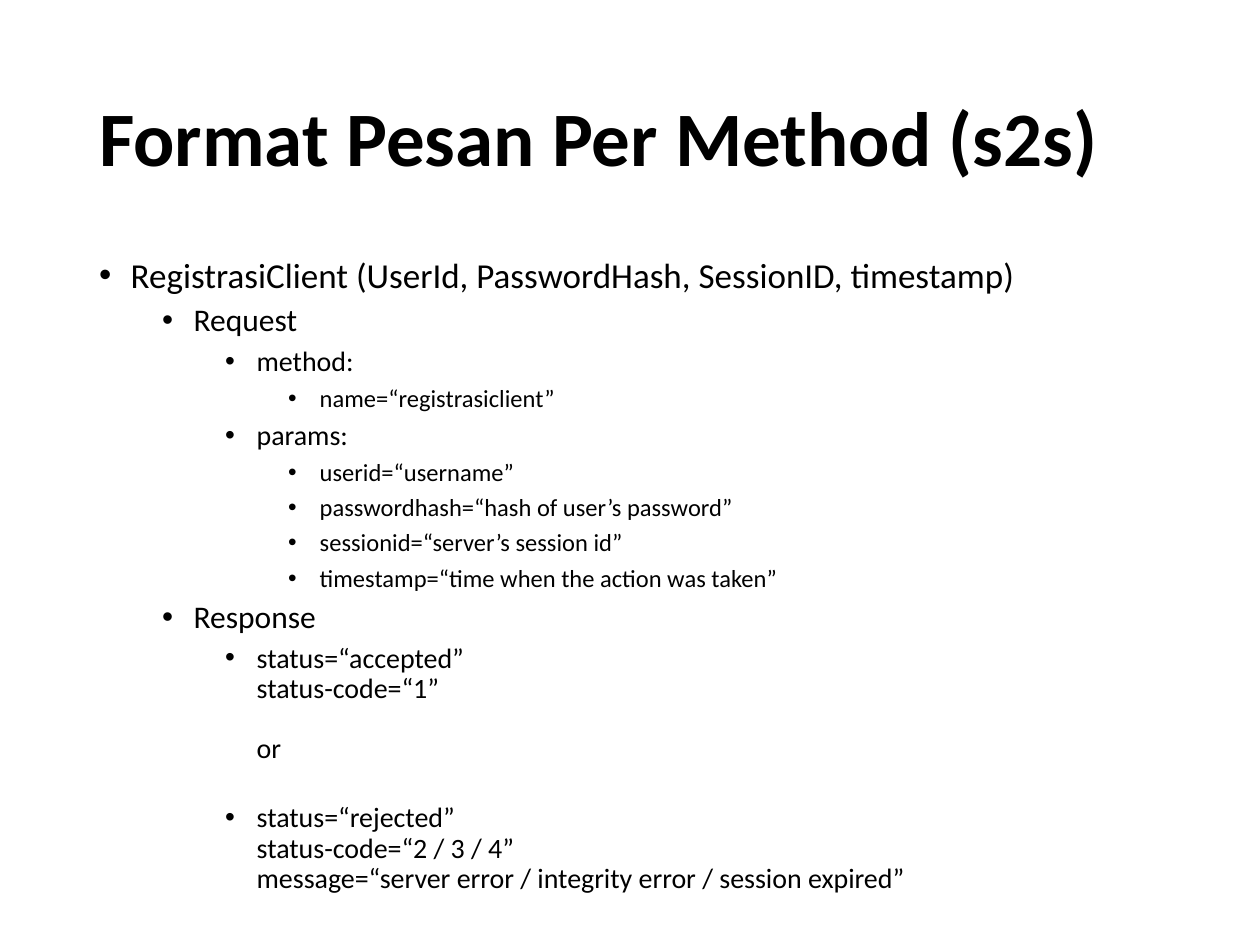
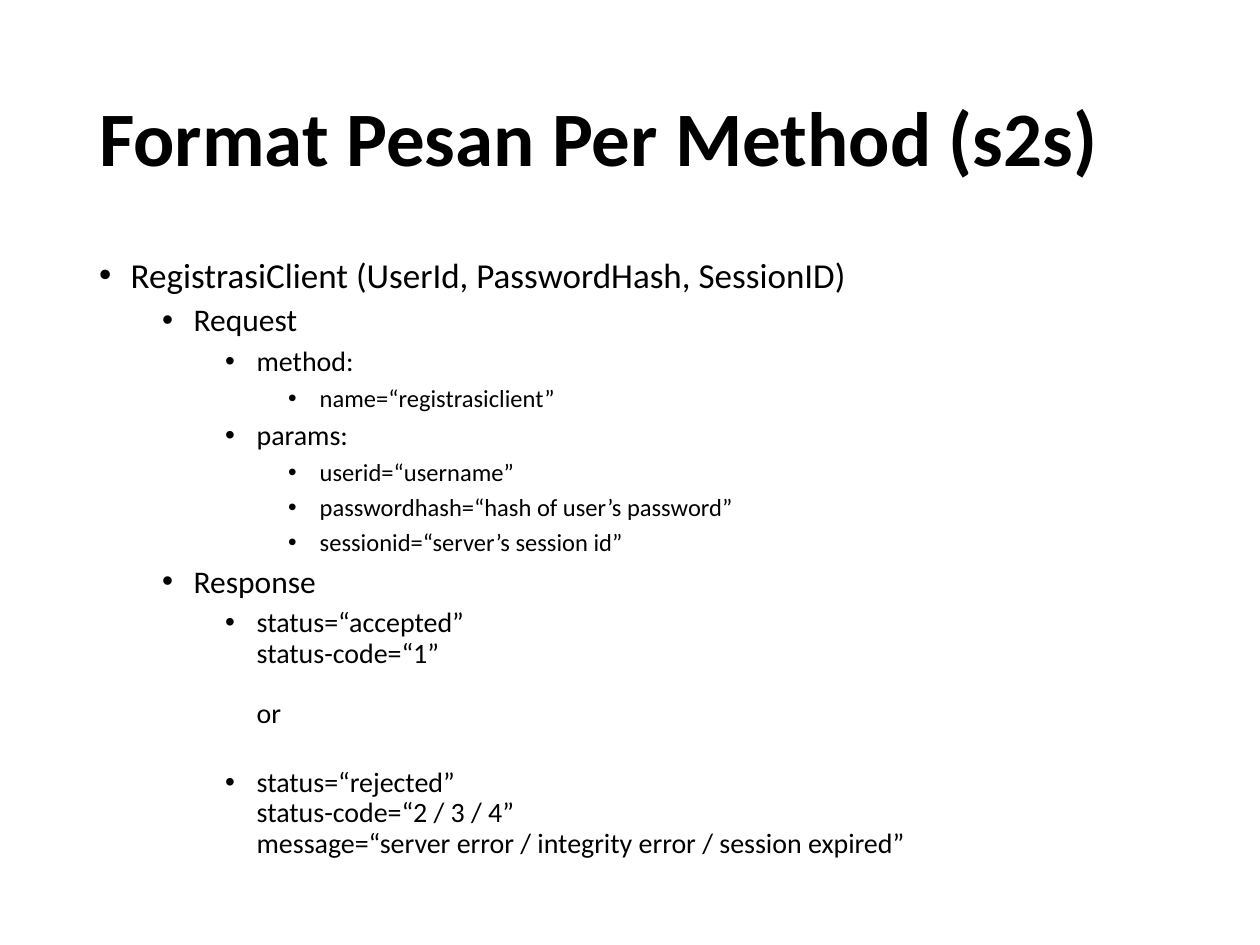
Before and after one commit to yohanesmario/chatserver, a slide deck: slide 22 of docs/Chat Server.pptx (slide 23 before the commit). Drawn at 1260x945 pixels with LibreOffice and Linux fonts; fonts in the diff are those of the drawing. Boxes give left, top, right and bottom in pixels: in the first picture for what was removed or moved away, otherwise in the second. Text is boxed around its words. In the diff, an @@ line names an element or a change of style, - is before the commit and + after.

Commit message:
[Delete] Negosiasi State User Collection

```diff
--- a/docs/Chat Server.pptx
+++ b/docs/Chat Server.pptx
@@ text at (131, 262, 846, 294): text changed @@
-• RegistrasiClient (UserId, PasswordHash, SessionID, timestamp)
+• RegistrasiClient (UserId, PasswordHash, SessionID)
@@ text at (320, 569, 776, 591): paragraph removed @@
-      • timestamp=“time when the action was taken”
```
Also in this commit, not shown: 4 other slides changed, 1 slide removed.
